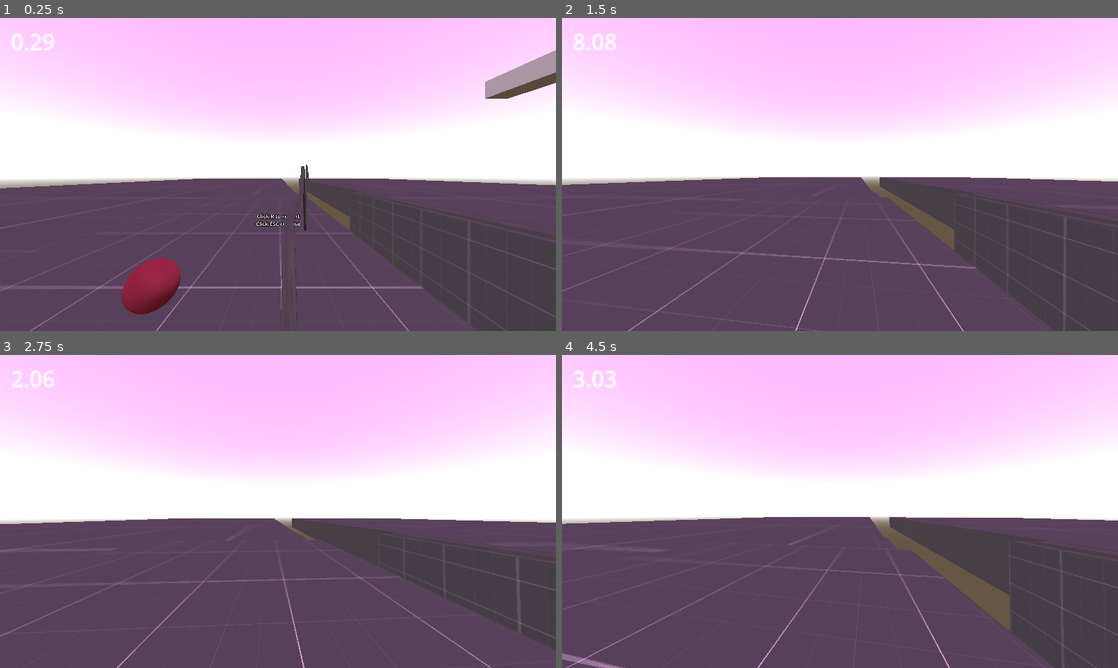
Above: before the commit, frames 1-4 (two rows, left to right).
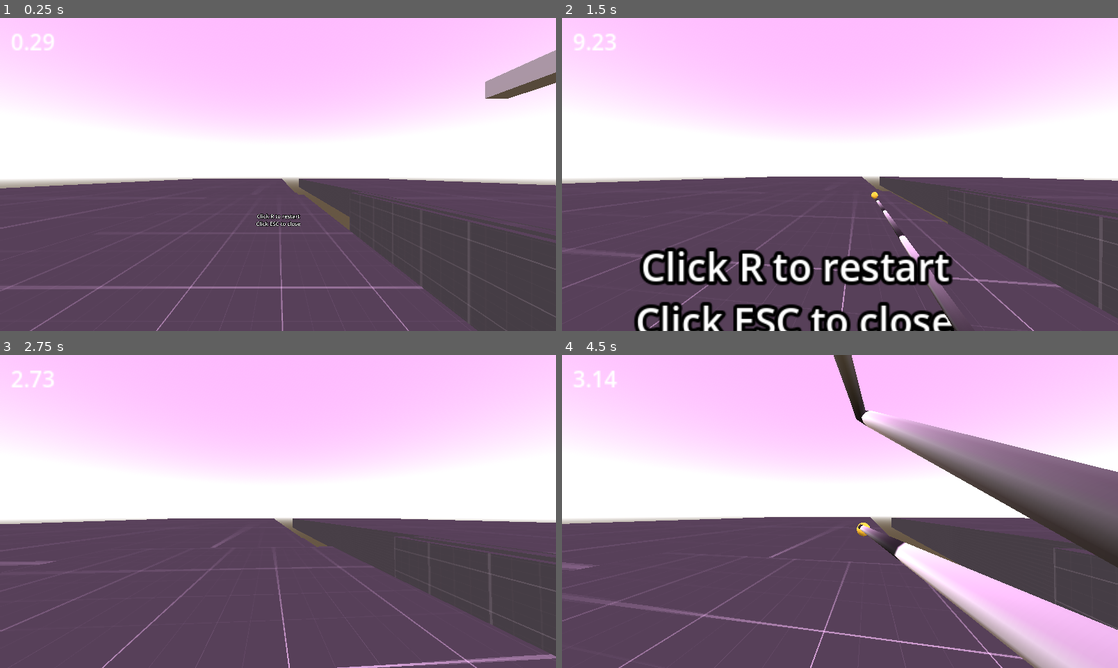
Above: after the commit, the same moments.

Repository: furiousknight25/grapplehooks
Game: Godot game, scene res://enviornments/3d Enviornment.tscn
The game is run twice, just before and just after one commit, with the same random seed, the same clock (stepped at 60 frames per second) and the same inputs.
Inputs (mouse positions are in pixels of both pictures, inside the frame that each line leads up to):
- Up to frame 1 (0.25 s): no input
- Up to frame 2 (1.5 s): move the mouse to (867, 174) at 0.52 s; hold W (forward) from 0.53 s (still down); click (867, 174) at 0.6 s; tap Space (jump) at 0.77 s; right-click (867, 174) at 0.8 s; move the mouse to (812, 174) at 1.27 s; right-click (812, 174) at 1.35 s
- Up to frame 3 (2.75 s): keep holding W (forward); tap Space (jump) at 1.52 s; click (250, 511) at 1.55 s; move the mouse to (289, 505) at 2.02 s; click (289, 505) at 2.1 s; right-click (289, 505) at 2.3 s
- Up to frame 4 (4.5 s): keep holding W (forward); move the mouse to (834, 517) at 2.77 s; right-click (834, 517) at 2.85 s; tap Space (jump) at 3.02, 3.77 s; click (834, 517) at 3.05 s; move the mouse to (878, 514) at 3.52 s; click (878, 514) at 3.6 s; right-click (878, 514) at 3.8 s; move the mouse to (795, 508) at 4.27 s; right-click (795, 508) at 4.35 s

The runs differ from the first frame. In frame 1, 1.6% of the frame differs, in the area x 21-56%, y 46-100%; in frame 2, 10%; in frame 3, 1.7%; in frame 4, 17%, in the area x 0-100%, y 0-100%.

Commit message:
more stuff

Diff:
--- a/Player Conrollers/FirstPersonController.tscn
+++ b/Player Conrollers/FirstPersonController.tscn
@@ -32,10 +32,10 @@
 
 [sub_resource type="Curve3D" id="Curve3D_3c0v4"]
 _data = {
-"points": PackedVector3Array(0, 0, 0, 0, 0, 0, 0.00202859, 0 …(403 unchanged characters)… , 0, 0, 0, 0, 1.82806, 1.03186, -9.63244, 0, 0, 0, 0, 0, 0, 1.89413, 1.65943, -10.5079, 0, 0, 0, 0, 0, 0, 2.06109, 1.34414, -11.0218, 0, 0, 0, 0, 0, 0, 2.21708, 1.37167, -11.7897, 0, 0, 0, 0, 0, 0, 2.34261, 1.53681, -12.5353, 0, 0, 0, 0, 0, 0, 2.5109, 1.59186, -13.3864),
-"tilts": PackedFloat32Array(0, 0, 0, 0, 0, 0, 0, 0, 0, 0, 0, 0, 0, 0, 0)
+"points": PackedVector3Array(0, 0, 0, 0, 0, 0, 0.00202859, 0 …(403 unchanged characters)… , 0, 0, 0, 0, 1.82806, 1.03186, -9.63244),
+"tilts": PackedFloat32Array(0, 0, 0, 0, 0, 0, 0, 0, 0, 0)
 }
-point_count = 15
+point_count = 10
 
 [sub_resource type="Gradient" id="Gradient_vd0ks"]
 offsets = PackedFloat32Array(0.529851, 0.992537)
@@ -44,13 +44,42 @@
 [sub_resource type="FastNoiseLite" id="FastNoiseLite_4q6q3"]
 noise_type = 0
 
-[sub_resource type="NoiseTexture2D" id="NoiseTexture2D_3vs24"]
+[sub_resource type="NoiseTexture2D" id="NoiseTexture2D_k1fnn"]
 color_ramp = SubResource("Gradient_vd0ks")
 noise = SubResource("FastNoiseLite_4q6q3")
 
 [sub_resource type="StandardMaterial3D" id="StandardMaterial3D_w5kel"]
-albedo_texture = SubResource("NoiseTexture2D_3vs24")
+albedo_texture = SubResource("NoiseTexture2D_k1fnn")
 uv1_scale = Vector3(1, 18.425, 1)
+
+[sub_resource type="SphereShape3D" id="SphereShape3D_1of7a"]
+radius = 0.0763408
+
+[sub_resource type="StandardMaterial3D" id="StandardMaterial3D_s54cr"]
+albedo_color = Color(1, 0.819608, 0.192157, 1)
+
+[sub_resource type="SphereMesh" id="SphereMesh_uiva4"]
+material = SubResource("StandardMaterial3D_s54cr")
+radius = 0.0763408
+height = 0.0763408
+
+[sub_resource type="BoxShape3D" id="BoxShape3D_4g22o"]
+size = Vector3(0.264229, 0.152588, 0.217766)
+
+[sub_resource type="Curve3D" id="Curve3D_e82og"]
+_data = {
+"points": PackedVector3Array(0, 0, 0, 0, 0, 0, 0.00202859, 0.00708499, -0.000848591, 0, 0, 0, 0, 0, 0, 0.0685794, 0.731389, -0.980191, 0, 0, 0, 0, 0, 0, 0.323578, 0.716471, -2.18191, 0, 0, 0, 0, 0, 0, 0.472602, 1.18157, -2.97197, 0, 0, 0, 0, 0, 0, 0.710218, -0.480691, -4.13084, 0, 0, 0, 0, 0, 0, 0.93129, 1.08961, -5.1245, 0, 0, 0, 0, 0, 0, 1.2161, 1.41061, -6.694, 0, 0, 0, 0, 0, 0, 1.57858, 0.703644, -8.15047, 0, 0, 0, 0, 0, 0, 1.6093, 1.43466, -8.94993, 0, 0, 0, 0, 0, 0, 1.82806, 1.03186, -9.63244),
+"tilts": PackedFloat32Array(0, 0, 0, 0, 0, 0, 0, 0, 0, 0)
+}
+point_count = 10
+
+[sub_resource type="Gradient" id="Gradient_wrybn"]
+
+[sub_resource type="GradientTexture2D" id="GradientTexture2D_d71ep"]
+gradient = SubResource("Gradient_wrybn")
+
+[sub_resource type="StandardMaterial3D" id="StandardMaterial3D_5cts7"]
+albedo_texture = SubResource("GradientTexture2D_d71ep")
 
 [node name="CharacterBody3D" type="CharacterBody3D"]
 collision_layer = 0
@@ -124,6 +153,60 @@
 wait_time = 0.6
 one_shot = true
 
+[node name="GrappleHook2" type="Node3D" parent="."]
+
+[node name="GrappleStart" type="MeshInstance3D" parent="GrappleHook2"]
+transform = Transform3D(0.120792, 0, 0, 0, 0.120792, 0, 0, 0, 0.120792, 0.246217, 0.453511, 0.0685481)
+mesh = SubResource("SphereMesh_5i0nk")
+
+[node name="GrappleEnd" type="RigidBody3D" parent="GrappleHook2"]
+transform = Transform3D(1, 0, 0, 0, 1, 0, 0, 0, 1, 0.715537, 0.441206, -0.787382)
+top_level = true
+collision_layer = 0
+freeze = true
+continuous_cd = true
+contact_monitor = true
+max_contacts_reported = 1
+
+[node name="VisibleOnScreenNotifier3D" type="VisibleOnScreenNotifier3D" parent="GrappleHook2/GrappleEnd"]
+aabb = AABB(-3.27857, -3.89241, -3.02577, 6.55714, 7.78482, 6.05155)
+
+[node name="CollisionShape3D" type="CollisionShape3D" parent="GrappleHook2/GrappleEnd"]
+shape = SubResource("SphereShape3D_1of7a")
+
+[node name="MeshInstance3D" type="MeshInstance3D" parent="GrappleHook2/GrappleEnd/CollisionShape3D"]
+transform = Transform3D(1, 0, 0, 0, 2.03869, 0, 0, 0, 1, 0, 0, 0)
+mesh = SubResource("SphereMesh_uiva4")
+
+[node name="Area3D" type="Area3D" parent="GrappleHook2/GrappleEnd"]
+
+[node name="CollisionShape3D" type="CollisionShape3D" parent="GrappleHook2/GrappleEnd/Area3D"]
+transform = Transform3D(1, 0, 0, 0, 1, 0, 0, 0, 1, 0.00780106, 0.0367431, 0.0121346)
+shape = SubResource("BoxShape3D_4g22o")
+
+[node name="Line" type="Path3D" parent="GrappleHook2"]
+top_level = true
+curve = SubResource("Curve3D_e82og")
+
+[node name="CSGPolygon3D" type="CSGPolygon3D" parent="GrappleHook2/Line"]
+polygon = PackedVector2Array(-0.000945842, 0.0290405, -0.0199928, 0.0196214, -0.0327328, 0.00141066, -0.0204179, -0.0171559, -0.00195675, -0.0300432, 0.0155773, -0.023012, 0.0297729, -0.000444204, 0.0257519, 0.012036)
+mode = 2
+path_node = NodePath("..")
+path_interval_type = 1
+path_interval = 0.21
+path_simplify_angle = 0.0
+path_rotation = 2
+path_local = false
+path_continuous_u = true
+path_u_distance = 1.0
+path_joined = false
+smooth_faces = true
+material = SubResource("StandardMaterial3D_5cts7")
+
+[node name="Time_To_Disconect" type="Timer" parent="GrappleHook2"]
+wait_time = 0.6
+one_shot = true
+
 [node name="UI" type="Control" parent="."]
 layout_mode = 3
 anchors_preset = 8
@@ -160,3 +243,4 @@
 one_shot = true
 
 [connection signal="timeout" from="GrappleHook1/Time_To_Disconect" to="." method="release"]
+[connection signal="timeout" from="GrappleHook2/Time_To_Disconect" to="." method="release"]
--- a/Player Conrollers/first_person_controller.gd
+++ b/Player Conrollers/first_person_controller.gd
@@ -4,6 +4,9 @@
 @onready var grapple_start: MeshInstance3D = $GrappleHook1/GrappleStart
 @onready var grapple_end: MeshInstance3D = $GrappleHook1/GrappleEnd
 @onready var line: Path3D = $GrappleHook1/Line
+
+@onready var grapple_end_2: RigidBody3D = $GrappleHook2/GrappleEnd
+@onready var line_2: Path3D = $GrappleHook2/Line
 
 enum STATE {GROUNDED, AIR, GRAPPLE}
 var cur_state = STATE.GROUNDED
@@ -19,9 +22,14 @@
 
 var tendons = {}
 func _ready() -> void:
-	for i in line.curve.point_count:
-		tendons[i] =  Vector3.ZERO
-
+	for i in $GrappleHook2/Line.curve.point_count:
+		tendons[i] = Vector3.ZERO
+
+	grapple_end.hide()
+	line.hide()
+	grapple_end_2.hide()
+	line_2.hide()
+	release_2()
 	Input.mouse_mode = Input.MOUSE_MODE_CAPTURED
 
 
@@ -46,6 +54,7 @@
 			sv_airaccelerate(movement_dir, delta)
 		STATE.GRAPPLE:
 			sv_airaccelerate(movement_dir, delta)
+			#velocity += Vector3(movement_dir.x, 0, movement_dir.z) * .4
 			manage_rope(delta)
 	if cur_state != STATE.GRAPPLE:
 		if is_on_floor(): cur_state = STATE.GROUNDED
@@ -89,16 +98,34 @@
 
 var length_timer = 0.0
 var max_length = 0.0
+
+var hooked2 = false
+var retracting_2 = false
+var centripetal_range
+var centri_force : Vector3
+
+@export var rest_length = 1 #squeze this small to titen
+@export var squeeze_length = .2
+@export var tension_physics = 5
+
 func hook_one_manager(delta):
+	tendon_puller(delta)
 #region click manager
 	if Input.is_action_just_pressed("left_click") and retracted == true:
 		connect_g()
 
 	if Input.is_action_just_released("left_click") and retracted == false:
 		release()
+
+	if Input.is_action_just_pressed('right_click') and retracted:
+		connect_g_2()
+
+	if Input.is_action_just_released("right_click") and retracted == false:
+		release_2()
 #endregion
 	#Engine.time_scale = .1
 #region grapple state
+#region grapple 1
 	if Input.is_action_just_pressed('pause'): pause_hook = !pause_hook
 	if hooked and pause_hook:
 		length_timer -= delta * 6
@@ -110,23 +137,38 @@
 	else:
 		if look_ray_cast.is_colliding():
 			look_ray_cast.get_child(0).global_position = look_ray_cast.get_collision_point()
-	if !retracted:
-		grapple_end.show()
-		line.show()
-	else:
+
+	if retracted:
 		grapple_end.global_position = grapple_start.global_position
+		grapple_end_2.global_position = $GrappleHook2/GrappleStart.global_position
 		grapple_end.hide()
 		line.hide()
+		grapple_end_2.hide()
+		line_2.hide()
+#endregion
+
+	if hooked2:
+		if (grapple_end_2.global_position - global_position).length() > centripetal_range: #dot product magic
+			var angle_dif = grapple_end_2.global_position-global_position
+			centri_force = ((angle_dif).dot(velocity)/angle_dif.length_squared())*angle_dif
+			velocity += -centri_force
+	elif retracting_2 == false:
+		if $GrappleHook2/GrappleEnd/Area3D.has_overlapping_bodies():
+			rest_length = .1
+			hooked2 = true
+			grapple_end_2.freeze = true
+			centripetal_range = (grapple_end_2.global_position - global_position).length()
+			#print(grapple_end_2.freeze)
+
 #endregion
 
 	amplitude_spring(delta)
 
 func connect_g():
 	rope_amplitude = .5
-
-
 	#make the if statement based on direction
-
+	grapple_end.show()
+	line.show()
 	var match_face_dir = max(0, velocity.normalized().dot((global_position-hook_point).normalized()))
 	velocity -= velocity * Vector3(match_face_dir,match_face_dir,match_face_dir) * .5
 	cur_state = STATE.GRAPPLE
@@ -134,7 +176,6 @@
 	hook_point = look_ray_cast.get_collision_point()
 	var tween = get_tree().create_tween()
 	tween.tween_property(grapple_end, 'global_position', hook_point, .1)
-	generate_rope((global_position-hook_point).length())
 	length_timer = (global_position-hook_point).length()
 	max_length = length_timer
 	retracted = false
@@ -151,6 +192,32 @@
 	await tween.finished
 	retracted = true
 
+func connect_g_2():
+	grapple_end_2.show()
+	line_2.show()
+	retracted = false
+	grapple_end_2.freeze = false
+	grapple_end_2.apply_central_impulse(-$Camera3D.global_basis.z * 50)
+	rest_length = 1
+
+	for i in line_2.curve.point_count:
+		randomize()
+		#tendons[i] += Vector3(randf_range(-.5,.5),randf_range(-.5,.5),0) * basis * rope_curve.sample(i/line_2.curve.point_count)
+
+func release_2():
+	if hooked2: velocity.y += 4
+	grapple_end_2.freeze = true
+	hooked2 = false
+	retracting_2 = true
+	var tween = get_tree().create_tween()
+	tween.tween_property(grapple_end_2, "global_position", $GrappleHook2/GrappleStart.global_position, .2)
+	await tween.finished
+	retracting_2 = false
+	retracted = true
+
+
+
+
 var vel := .01
 var goal := 0.0
 var tension := 500.0
@@ -164,17 +231,11 @@
 	rope_amplitude += vel * delta
 
 
-func generate_rope(length):
-	return
-	#line
-	for i in floor(length):
-		line.curve.add_point(Vector3.ZERO)
-
 @export var rope_curve : Curve
 @export var noise_rope : NoiseTexture3D
 var noise_progression = randf()
 func manage_rope(delta):
-	#tendon_puller(delta)
+
 
 	for i in line.curve.point_count:
 
@@ -187,30 +248,32 @@
 		line.curve.set_point_position(i, line.to_local(line_position) + (Vector3(0, offset_y, 0) * transform.basis))
 		if i != 0 and i != line.curve.point_count - 1:
 			line.curve.set_point_position(i, line.to_local(line_position) + (Vector3(offset_noise * .1, offset_y, 0) * transform.basis))
-@export var rest_length = 1 #squeze this small to titen
-@export var squeeze_length = .2
-@export var tension_physics = 3
+
+
+
 const damping_tendon = .96
 func tendon_puller(delta):
-	return #and retire
+
+
 	if !tendons: return
-	rest_length = abs(global_position - grapple_end.global_position).length() * .01
-	print(rest_length)
-	for i : int in line.curve.point_count:
-		if i != 0 and i != line.curve.point_count - 1:
-			var distance = line.curve.get_point_position(i) - line.curve.get_point_position(i - 1)
+	rest_length = abs(global_position - grapple_end_2.global_position).length() * .01
+
+	for i : int in line_2.curve.point_count:
+		if i != 0 and i != line_2.curve.point_count - 1:
+			var distance = line_2.curve.get_point_position(i) - line_2.curve.get_point_position(i + 1)
 			if distance.length() > rest_length or distance.length() < squeeze_length:
-				tendons[i - 1] += distance * delta * tension_physics
-				#var dist_mult = (distance - (Vector3(rest_length, rest_length,rest_length) * distance.normalized())) #somehow gives more weight to the end
-				tendons[i] -= distance * delta * tension_physics
+				for e in 1:
+					tendons[i + 1] += distance * delta * tension_physics
+					#var dist_mult = (distance - (Vector3(rest_length, rest_length,rest_length) * distance.normalized())) #somehow gives more weight to the end
+					tendons[i] -= distance * delta * tension_physics
 
 			tendons[i] *= damping_tendon
-		if i == 0 or i == line.curve.point_count - 1:
+		if i == 0 or i == line_2.curve.point_count - 1:
 			tendons[i] = Vector3.ZERO
 
 			if i == 0:
-				line.curve.set_point_position(i, line.to_local(grapple_start.global_position))
-			if i == line.curve.point_count - 1 :
-				line.curve.set_point_position(i,  line.to_local(grapple_end.global_position))
+				line_2.curve.set_point_position(i, line_2.to_local($GrappleHook2/GrappleStart.global_position))
+			if i == line_2.curve.point_count - 1:
+				line_2.curve.set_point_position(i,  line_2.to_local(grapple_end_2.global_position))
 		#if i.global_position != tendons[tendons.find(i) - 1].global_position: i.look_at(tendons[tendons.find(i) - 1].global_position)
-		line.curve.set_point_position(i, tendons[i] + line.curve.get_point_position(i))
+		line_2.curve.set_point_position(i, tendons[i] + line_2.curve.get_point_position(i))
Not shown: 1 places in Player Conrollers/FirstPersonController.tscn that only renumber resources
